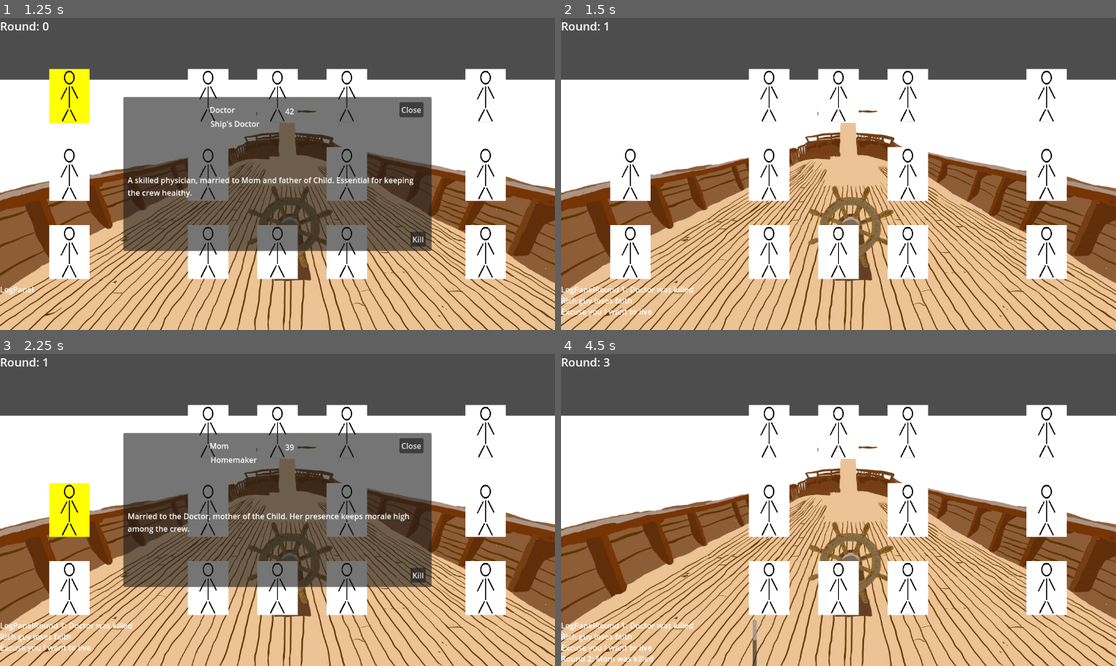
Above: before the commit, frames 1-4 (two rows, left to right).
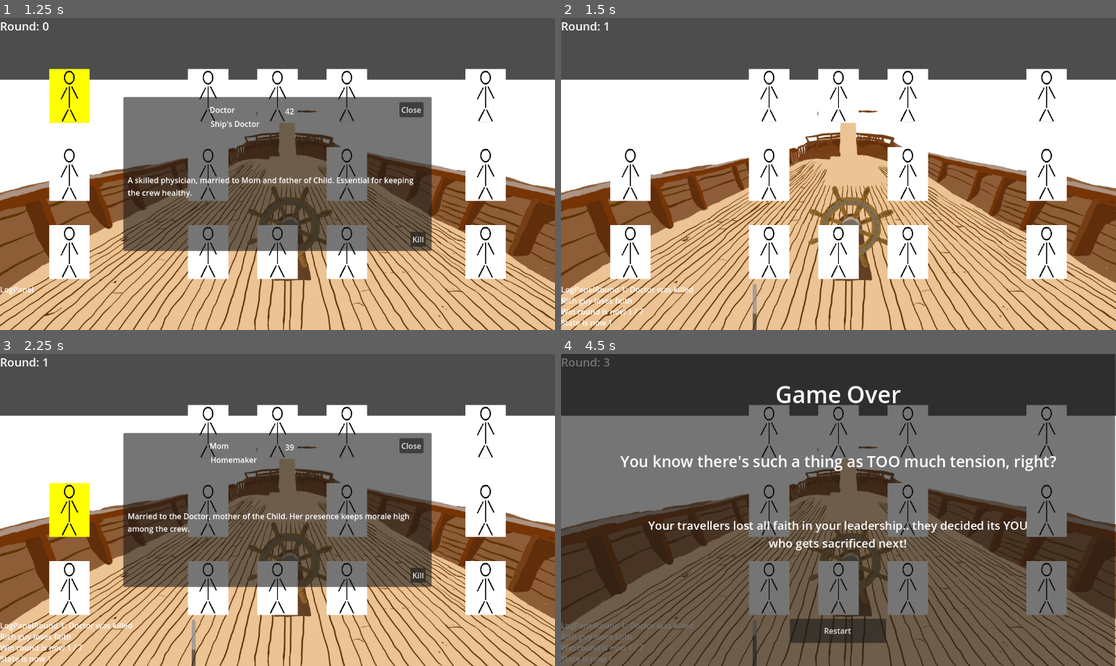
Above: after the commit, the same moments.

Repository: sajochems/Jamsepticeye
Game: Godot game, scene res://scenes/main.tscn
The game is run twice, just before and just after one commit, with the same random seed, the same clock (stepped at 60 frames per second) and the same inputs.
Inputs (mouse positions are in pixels of both pictures, inside the frame that each line leads up to):
- Up to frame 1 (1.25 s): tap Enter at 0.5 s; move the mouse to (66, 96) at 0.52 s; click (66, 96) at 0.67 s
- Up to frame 2 (1.5 s): click "Kill" at 1.25 s
- Up to frame 3 (2.25 s): tap Space at 2 s; move the mouse to (66, 510) at 2.02 s; click (66, 510) at 2.17 s
- Up to frame 4 (4.5 s): click "Kill" at 2.75 s; tap Enter at 3.5 s; move the mouse to (627, 588) at 3.52 s; click (627, 588) at 3.67 s; click "Kill" at 4.25 s

Frame 1 is identical in both runs. In frame 2, 0.4% of the frame differs, in the area x 0-36%, y 85-100%; in frame 3, 0.4%; in frame 4, 99%, in the area x 0-100%, y 0-100%.

Commit message:
Bug fixing

Diff:
--- a/data/state_change_events.json
+++ b/data/state_change_events.json
@@ -17,7 +17,7 @@
   },
   {
 	"triggered": false,
-	"condition": "stowaway or dog or jack and not fast and not furious and not doctor and not priest",
+	"condition": "towaway and rich or dog and rich or jack and rich and not fast and not furious and not doctor and not priest",
 	"trigger_round": -1,
 	"state_change": 1,
 	"round_change": 0,
--- a/scripts/events.gd
+++ b/scripts/events.gd
@@ -10,7 +10,7 @@
 @export var saveable_death_events: Array = []
 @export var instant_death_events: Array = []
 @export var rounds: int
-@export var state: int
+@export var states: int
 
 func load_events():
 	var f1 := FileAccess.open(INSTANT_LOSE_EVENTS_JSON, FileAccess.READ)
@@ -51,6 +51,7 @@
 	var expr = Expression.new()
 	var err = expr.parse(condition_str, unique_vars)
 	if err != OK:
+		print(condition_str)
 		push_error("Failed to parse condition: %s" % condition_str)
 		return false
 
@@ -92,7 +93,7 @@
 
 func evaluate_state_changes(ev: Dictionary, characters: Array, state: int, round: int):
 	rounds = round
-	state = state
+	states = state
 	var condition = ev.get("condition", "")
 	var triggered = ev.get("triggered", "")
 	var trigger_round = int(ev.get("trigger_round", -1))
@@ -105,6 +106,6 @@
 	if not evaluate_condition(condition, characters):
 		return false
 
-	state += ev.get("state_change", "")
-	round += ev.get("round_change", "")
+	states = states +  ev.get("state_change", "")
+	rounds = rounds +  ev.get("round_change", "")
 	return true
--- a/scripts/main.gd
+++ b/scripts/main.gd
@@ -1,11 +1,9 @@
 extends Node2D
 
 const CHARACTERS_JSON := "res://data/characters.json"
-#const DEATH_EVENTS_JSON := "res://data/death_events.json"
 const INSTANT_LOSE_EVENTS_JSON := "res://data/instant_lose_events.json"
 const SAVEABLE_LOSE_EVENTS_JSON := "res://data/saveable_lose_events.json"
 const STATE_CHANGE_EVENTS_JSON := "res://data/state_change_events.json"
-#const TIMED_EVENTS_JSON := "res://data/timed_events.json"
 const DEFAULT_SPRITE := "res://assets/sprites/default.png"
 const Events = preload("res://scripts/events.gd")
 
@@ -24,9 +22,6 @@
 var round: int = 0
 var win_round: int = 7
 var state: int = 0
-#var active_events: Array = []
-#var death_events: Array = []
-#var timed_events: Array = []
 var state_change_events: Array = []
 var instant_lose_events: Array = []
 var saveable_lose_events: Array = []
@@ -44,21 +39,6 @@
 	instant_lose_events = events.instant_death_events
 	state_change_events = events.state_change_events
 	saveable_lose_events = events.saveable_death_events
-
-
-#func load_events():
-	#var f1 := FileAccess.open(DEATH_EVENTS_JSON, FileAccess.READ)
-	#if f1:
-		#var parsed: Variant = JSON.parse_string(f1.get_as_text())
-		#if typeof(parsed) == TYPE_ARRAY:
-			#death_events = parsed
-			#
-	#var f2 := FileAccess.open(TIMED_EVENTS_JSON, FileAccess.READ)
-	#if f2:
-		#var parsed: Variant = JSON.parse_string(f2.get_as_text())
-		#if typeof(parsed) == TYPE_ARRAY:
-			#timed_events = parsed
-			#
 
 
 func load_characters():
@@ -131,12 +111,7 @@
 	update_round_label()
 	add_log("Round %d: %s was killed" % [round, character_ref.character_name])
 
-	# Queue death-triggered events
-	#for ev in state_change_events:
-		#if ev.get("trigger", "") == character_ref.character_tag:
-			#queue_event(ev)
-			#
-	# Queue timed events that start this round
+
 	for ev in instant_lose_events:
 		if events.evaluate_instant_lose_event(ev, alive_tags, state, round):
 			trigger_game_over("You REALLY shouldn't have done that", ev.get("description", ""))
@@ -147,19 +122,18 @@
 				trigger_game_over("Oh no, if it isn't the consequences of your actions...", ev.get("lost_text", ""))
 			else:
 				add_log(ev.get("saved_text", ""))
+				ev["triggered"] = true
+
 
 	for ev in state_change_events:
 		if events.evaluate_state_changes(ev, alive_tags, state, round):
 			win_round = win_round + (events.rounds - round)
-			state = events.state
+			state = events.states
 			add_log(ev.get("description", ""))
-
-
-		#if ev.get("trigger_round", -1) == round:
-			#queue_event(ev)
-			#
-	# After each death, evaluate active timed events
-	#tick_events()
+			add_log("Win round is now " + str(round) + " / " + str(win_round))
+			add_log("State is now " + str(state))
+			ev["triggered"] = true
+
 	if state > 3:
 		trigger_game_over("You know there's such a thing as TOO much tension, right?", "Your travellers lost all faith in your leadership.. they decided its YOU who gets sacrificed next!")
 	if round >= win_round:
@@ -171,58 +145,6 @@
 				alive_characters.append(char.character_name)
 
 		trigger_game_won(alive_characters)
-
-#func queue_event(event: Dictionary):
-	#var new_event = event.duplicate(true)
-	#new_event["remaining"] = event.get("timer", 0) + 1
-	#active_events.append(new_event)
-	#add_log("Event triggered: %s" % new_event.get("description", "No description"))
-		#
-#func tick_events():
-	#var still_active: Array = []
-	#for ev in active_events:
-		#if ev["remaining"] > 0:
-			#add_log("Ongoing event: %s (Remaining: %d rounds)" % [ev.get("description", "No description"), ev["remaining"] - 1] )
-		#ev["remaining"] = int(ev.get("remaining", 0)) - 1
-		#if ev["remaining"] <= 0:
-			#evaluate_event(ev)
-		#else:
-			#still_active.append(ev)
-	#active_events = still_active
-	#
-#func evaluate_event(ev: Dictionary):
-	#var ev_type = ev.get("event_type", "")
-	#var must_die: Array = ev.get("must_die", [])
-	#var required_alive: Array = ev.get("required_alive", [])
-	#var title: String = ev.get("title", "Unknown Event")
-	#var description: String = ev.get("description", "No description")
-	#var success_reason: String = ev.get("success_reason", "")
-	#var failure_reason: String = ev.get("failure_reason", "Unknown Failure")
-#
-	#var event_failed = false
-	#
-	#match ev_type:
-		#"upcoming_death":
-			#if intersects(required_alive, alive_tags):
-				#trigger_game_over(title, failure_reason)
-		#"saveable_death":
-			#if all_dead(must_die) and not intersects(required_alive, alive_tags):
-				#trigger_game_over(title, failure_reason)
-		#"upcoming_slowdown":
-			#if intersects(required_alive, alive_tags):
-				#add_log("Event succeeded: %s" % success_reason)
-			#else:
-				#add_log("Event failed: %s" % failure_reason)
-				#event_failed = true
-		#"saveable_slowdown":
-			#if all_dead(must_die) and not intersects(required_alive, alive_tags):
-				#add_log("Event succeeded: %s" % success_reason)
-			#else:
-				#add_log("Event failed: %s" % failure_reason)
-				#event_failed = true
-				#
-	##TODO Add logic for event_failed = true to actually do something.
-		#
 func trigger_game_over(title: String, reason: String):
 	game_over = true
 	game_over_window.show_game_over(title, reason)
